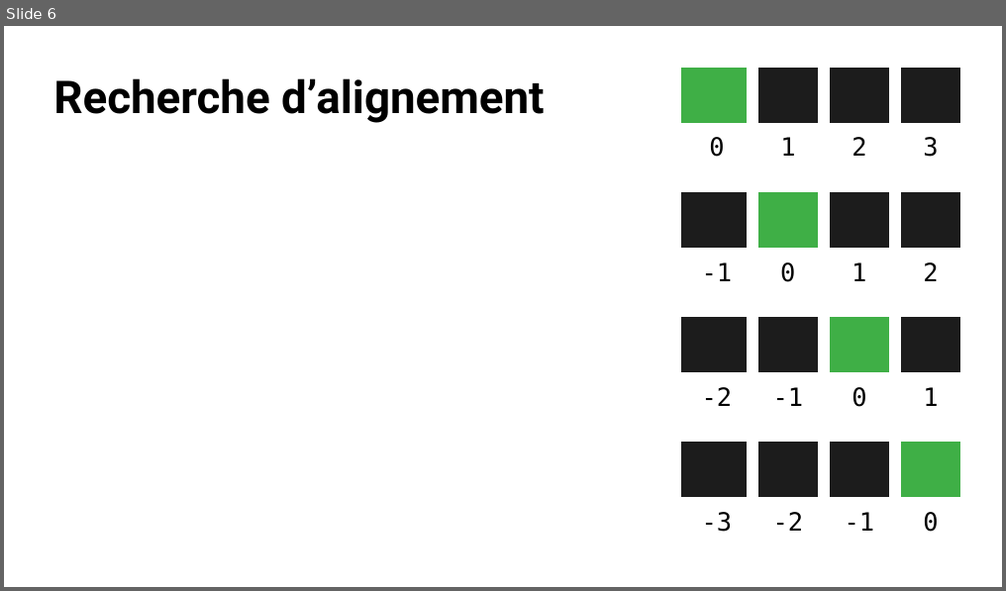
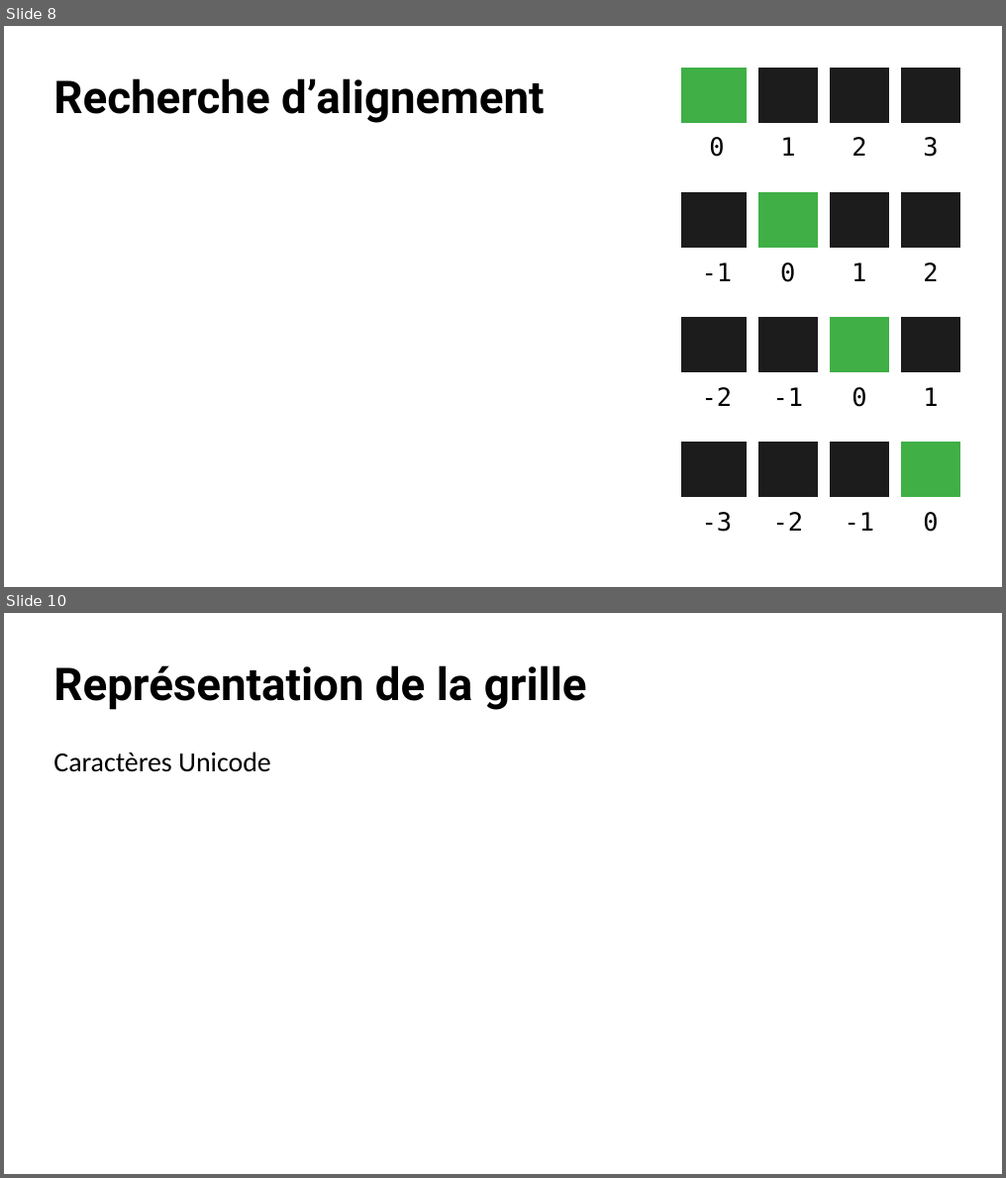
Before and after one commit to 5cover/Puissance-4, a slide deck: diapo.odp. Shown one above the other, each under a label of ours: slide 6 before the commit, slides 8 and 10 after it; the slides between them are not shown. The pictures are 1006x591 and 1006x1178 pixels, drawn with LibreOffice and Linux fonts; fonts in the diff are those of the drawing. Boxes give left, top, right and bottom in pixels: in the first picture for what was removed or moved away, otherwise in the second. Text is boxed around its words. In the diff, an @@ line names an element or a change of style, - is before the commit and + after.

```diff
--- a/diapo.odp
+++ b/diapo.odp
@@ slide 10 added at [4, 613, 1002, 1174], background #FFFFFF @@
@@ title added at [54, 665, 587, 710], 36 pt, text #000000, bold @@
+Représentation de la grille
@@ subtitle added at [54, 752, 271, 772], 22 pt, text #000000 @@
+Caractères Unicode
@@ what was slide 6 is now slide 8 @@
```
Also in this commit, not shown: 2 slides changed, 4 other slides added, 5 other files.
